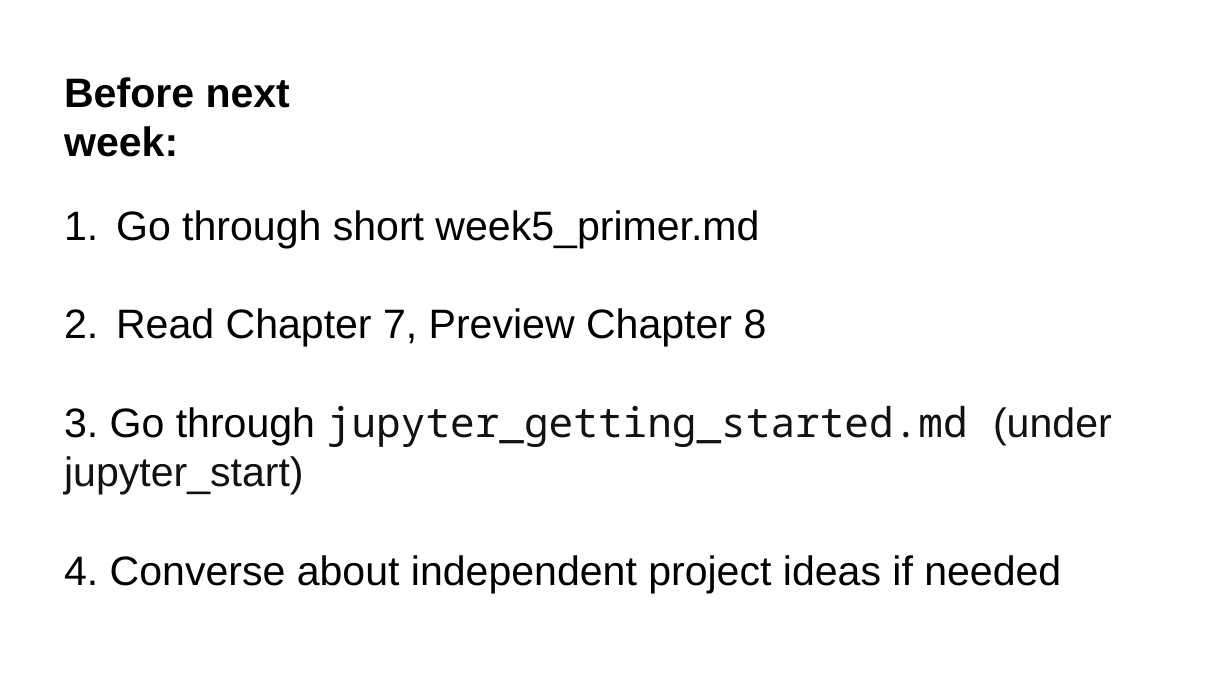
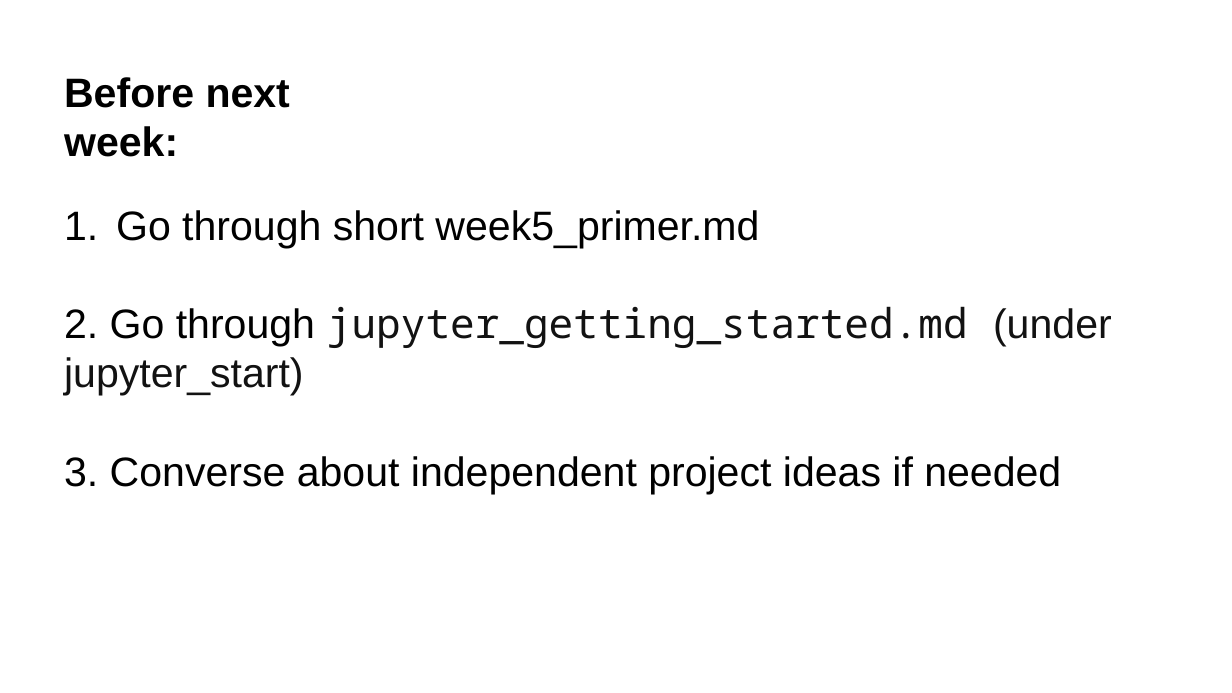
Before and after one commit to tparchman/F26_BIOL792, a slide deck: slide 23 of week5/week5_chap7_python_first_steps.pptx. Drawn at 1232x693 pixels with LibreOffice and Linux fonts; fonts in the diff are those of the drawing. Boxes give left, top, right and bottom in pixels: in the first picture for what was removed or moved away, otherwise in the second. Text is boxed around its words. In the diff, an @@ line names an element or a change of style, - is before the commit and + after.

```diff
--- a/week5/week5_chap7_python_first_steps.pptx
+++ b/week5/week5_chap7_python_first_steps.pptx
@@ text at [64,306,1112,494]: text changed @@
-2. Read Chapter 7, Preview Chapter 8
-3. Go through jupyter_getting_started.md (under jupyter_start)
-4. Converse about independent project ideas if needed
+2. Go through jupyter_getting_started.md (under jupyter_start)
+3. Converse about independent project ideas if needed
```
Also in this commit, not shown: 1 other slide changed.
